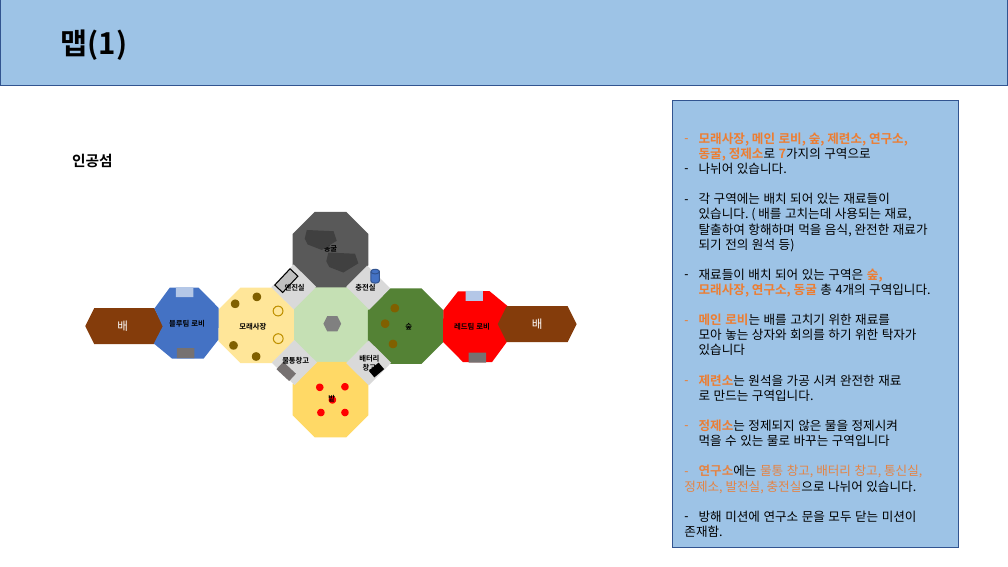
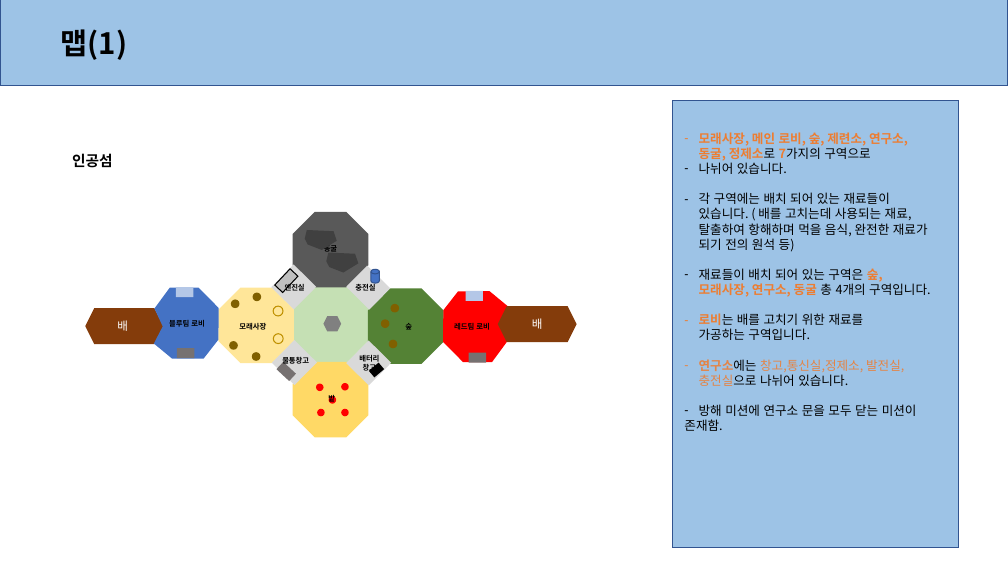
Before and after one commit to anglik0370/EscapeIsland, a slide deck: slide 2 of _Prototype/Document/Map/맵.pptx. Drawn at 1008x567 pixels with LibreOffice and Linux fonts; fonts in the diff are those of the drawing; background and template pictures are left out. Boxes give left, top, right and bottom in pixels: in the first picture for what was removed or moved away, otherwise in the second. Text is boxed around its words. In the diff, an @@ line names an element or a change of style, - is before the commit and + after.

```diff
--- a/_Prototype/Document/Map/맵.pptx
+++ b/_Prototype/Document/Map/맵.pptx
@@ text at (699, 313, 904, 386): text changed @@
-– 메인 로비는 배를 고치기 위한 재료를
-  모아 놓는 상자와 회의를 하기 위한 탁자가
-  있습니다
-– 제련소는 원석을 가공 시켜 완전한 재료
-  로 만드는 구역입니다.
-– 정제소는 정제되지 않은 물을 정제시켜
-먹을 수 있는 물로 바꾸는 구역입니다
-– 연구소에는 물통 창고, 배터리 창고, 통신실,
-정제소, 발전실, 충전실으로 나뉘어 있습니다.
+– 로비는 배를 고치기 위한 재료를
+  가공하는 구역입니다.
+– 연구소에는 창고,통신실,정제소, 발전실,
+  충전실으로 나뉘어 있습니다.
```
Also in this commit, not shown: 1 other file.
